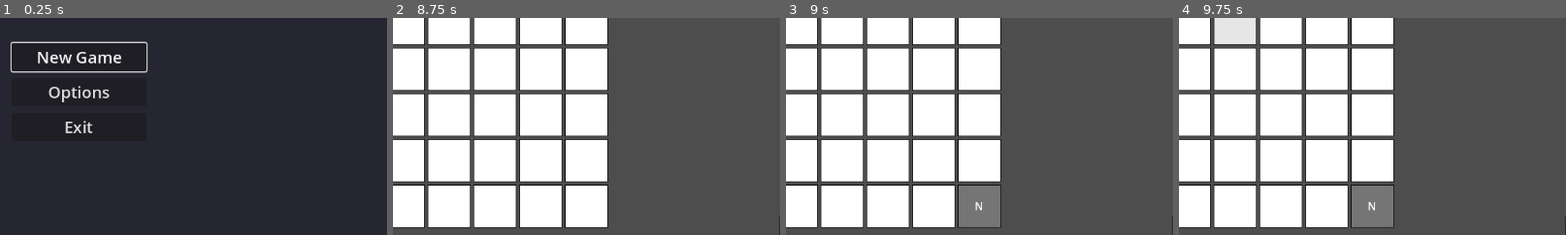
Above: before the commit, frames 1-4 (left to right).
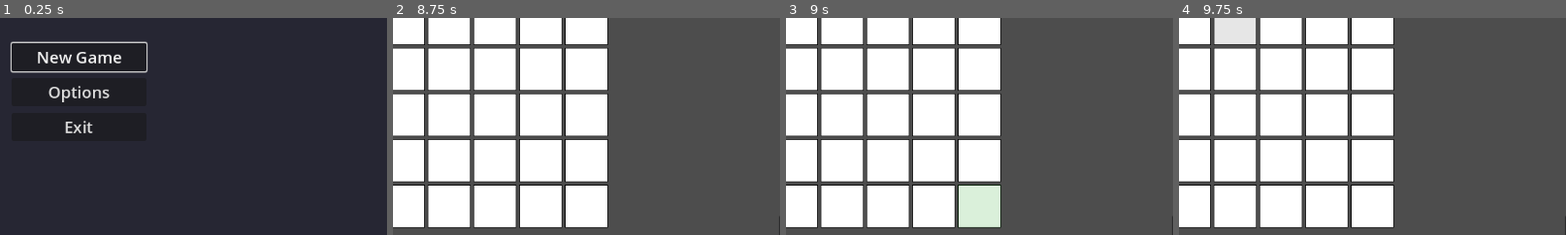
Above: after the commit, the same moments.

Repository: rcmilan/godot-scrabblerabble
Game: Godot game, scene res://scenes/title_screen/title_screen.tscn
Same seed, same stepped clock (60 frames per second), same inputs: the game is played once before the commit and once after it.
Inputs (mouse positions are % of the whole screen's width and height, from its top left):
- Up to frame 1 (0.25 s): no input
- Up to frame 2 (8.75 s): click "New Game" at 0.5 s; click "New Game" at 1.25 s; click "Start Run" at 2 s; tap Enter (ui_accept) at 2.75, 5, 6.5 s; drag from (35, 24) to (60, 28) at 2.77 s; click "Play" at 3.5 s; click "Play" at 4.25 s; drag from (35, 24) to (45, 70) at 5.02 s; tap Space (confirm_action) at 5.75, 7.25 s; move the mouse to (41, 24) at 5.77 s; hold A (navigate_left) 5.78-6.5 s; tap L (draw_tiles) at 5.85 s; click (41, 24) at 5.92 s; drag from (47, 24) to (20, 35) at 6.52 s; drag from (47, 24) to (55, 50) at 7.27 s; drag from (53, 24) to (35, 25) at 8.02 s
- Up to frame 3 (9 s): tap Enter (ui_accept) at 8.75 s; move the mouse to (53, 24) at 8.77 s; hold W (navigate_up) from 8.78 s (still down); tap 1 at 8.85 s; click (53, 24) at 8.92 s
- Up to frame 4 (9.75 s): release W (navigate_up) at 9.5 s; drag from (59, 24) to (30, 55) at 9.52 s
The pictures show only the part of the screen within x 40-90%, y 33-83%; the shares and areas given below are measured in that part.

Frames 1-2 are identical in both runs. In frame 3, 2.1% of the frame differs, in the area x 44-56%, y 77-97%; in frame 4, 2.1%.

Commit message:
feat: use typing cursor visual for board zone, sync session on navigate
Co-Authored-By: Claude Opus 4.6 <noreply@anthropic.com>

Diff:
--- a/scenes/ui/focus_cursor/focus_cursor.gd
+++ b/scenes/ui/focus_cursor/focus_cursor.gd
@@ -74,6 +74,7 @@
 ## confirm_action before modals see it. Main.deactivate_for_modal() enforces this.
 func deactivate() -> void:
 	_is_active = false
+	_end_typing_session()
 	_clear_hand_tile_highlight()
 	clear_held_tile()
 	_cursor_rect.hide()
@@ -142,9 +143,12 @@
 		_cursor_rect.hide()
 		_update_hand_tile_highlight()
 		return
-	# BOARD zone: use cursor rect, ensure hand tile is not highlighted
+	# BOARD zone: ensure hand tile is not highlighted
 	if _highlighted_hand_tile:
 		_clear_hand_tile_highlight()
+	if _typing_session != null:
+		_cursor_rect.hide()
+		return
 	var cell := _board.get_cell(
 		_state.position.board_coords.y,
 		_state.position.board_coords.x
@@ -272,6 +276,9 @@
 		clampi(_state.position.board_coords.y + direction.y, 0, _board.rows - 1)
 	)
 	_state = _state.with_board_coords(coords)
+	if _typing_session != null:
+		_typing_session = BoardTypingSession.create(_board, coords)
+		_update_typing_cursor_visual()
 	cursor_moved.emit(_state.position)
 	_update_ghost_display()
 
@@ -286,11 +293,13 @@
 			0, _board.columns - 1
 		)
 	_state = _state.with_board_coords(Vector2i(col, _board.rows - 1))
+	_start_typing_at(_state.position.board_coords)
 	cursor_moved.emit(_state.position)
 	_update_ghost_display()
 
 
 func _switch_to_hand_zone() -> void:
+	_end_typing_session()
 	var count := _hand.get_tile_count()
 	var index := 0
 	if count > 0:
@@ -304,10 +313,13 @@
 
 
 func _confirm() -> void:
+	if _typing_session != null:
+		_end_typing_session()
 	cursor_confirmed.emit(_state.position)
 
 
 func _cancel() -> void:
+	_end_typing_session()
 	cursor_cancelled.emit(_state.position)
 	if _state.position.is_board():
 		_switch_to_hand_zone()
